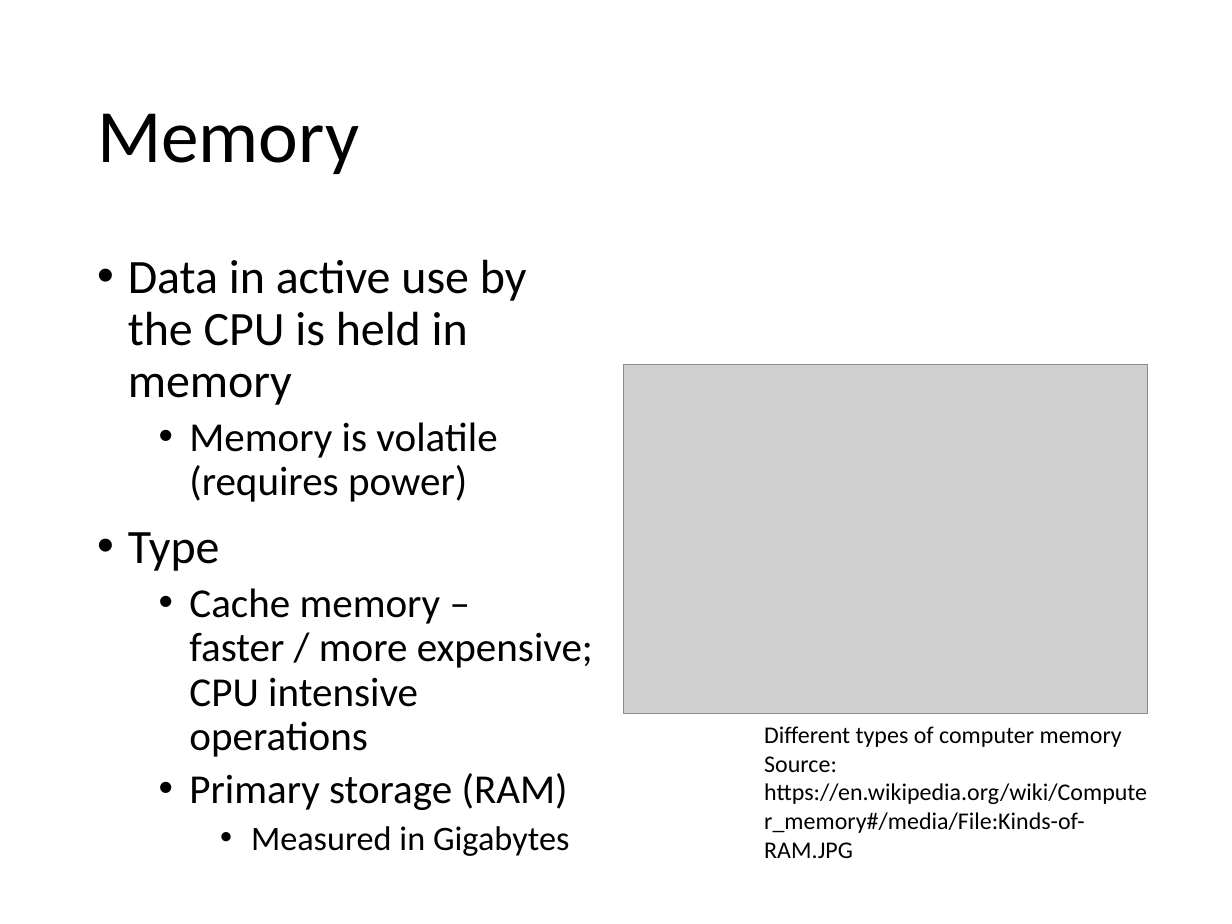
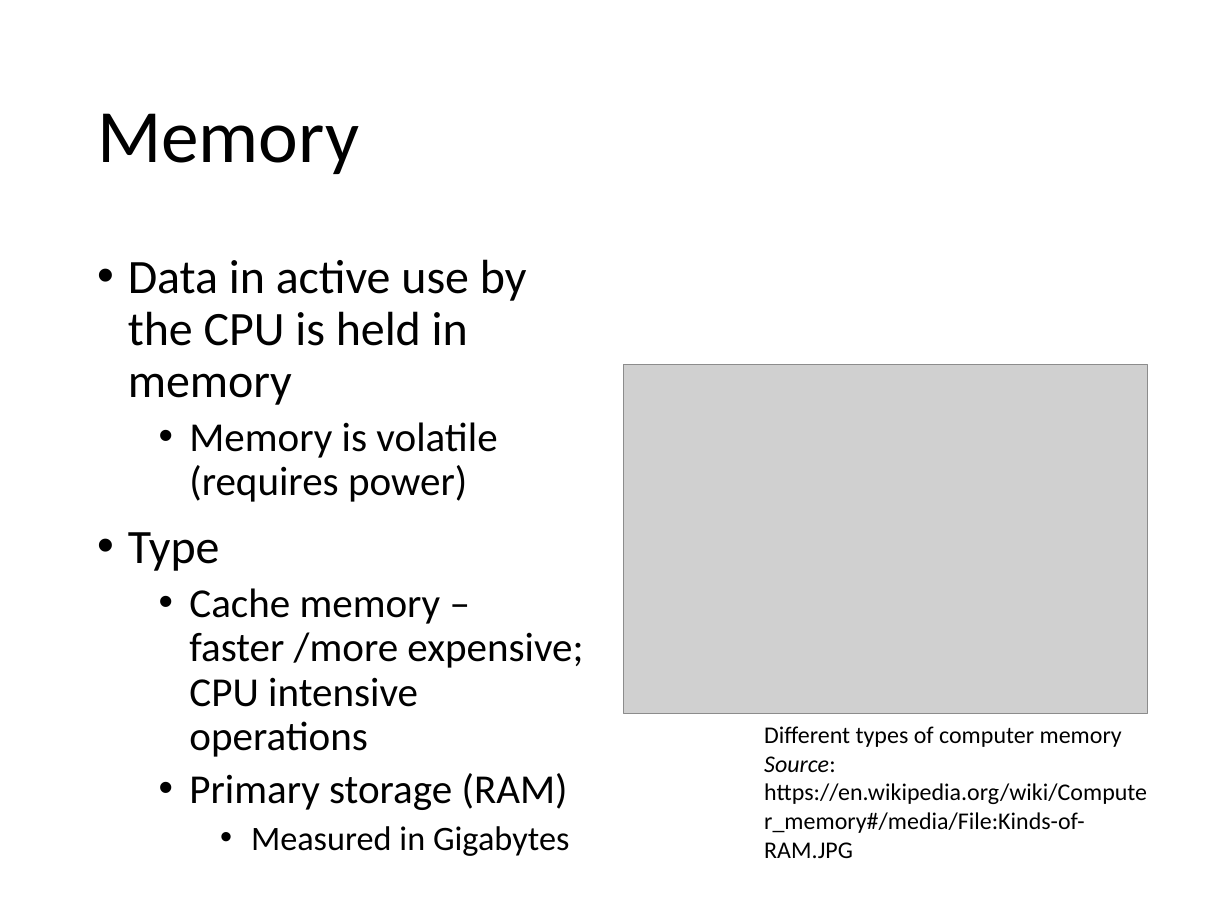
Before and after one commit to alexsingleton/urban_analytics, a slide deck: slide 7 of Slides/02_Lecture.pptx. Drawn at 1232x924 pixels with LibreOffice and Linux fonts; fonts in the diff are those of the drawing; grey boxes stand for pictures. Boxes give left, top, right and bottom in pixels: in the first picture for what was removed or moved away, otherwise in the second. Text is boxed around its words. In the diff, an @@ line names an element or a change of style, - is before the commit and + after.

```diff
--- a/Slides/02_Lecture.pptx
+++ b/Slides/02_Lecture.pptx
@@ text at [189,588,583,757]: spaces changed @@
-  • Cache memory – faster / more expensive; CPU intensive operations
+  • Cache memory – faster /more expensive; CPU intensive operations
@@ text at [764,756,1147,858]: italic on in "Source:" @@
```
Also in this commit, not shown: 8 other slides changed, 8 other files.
